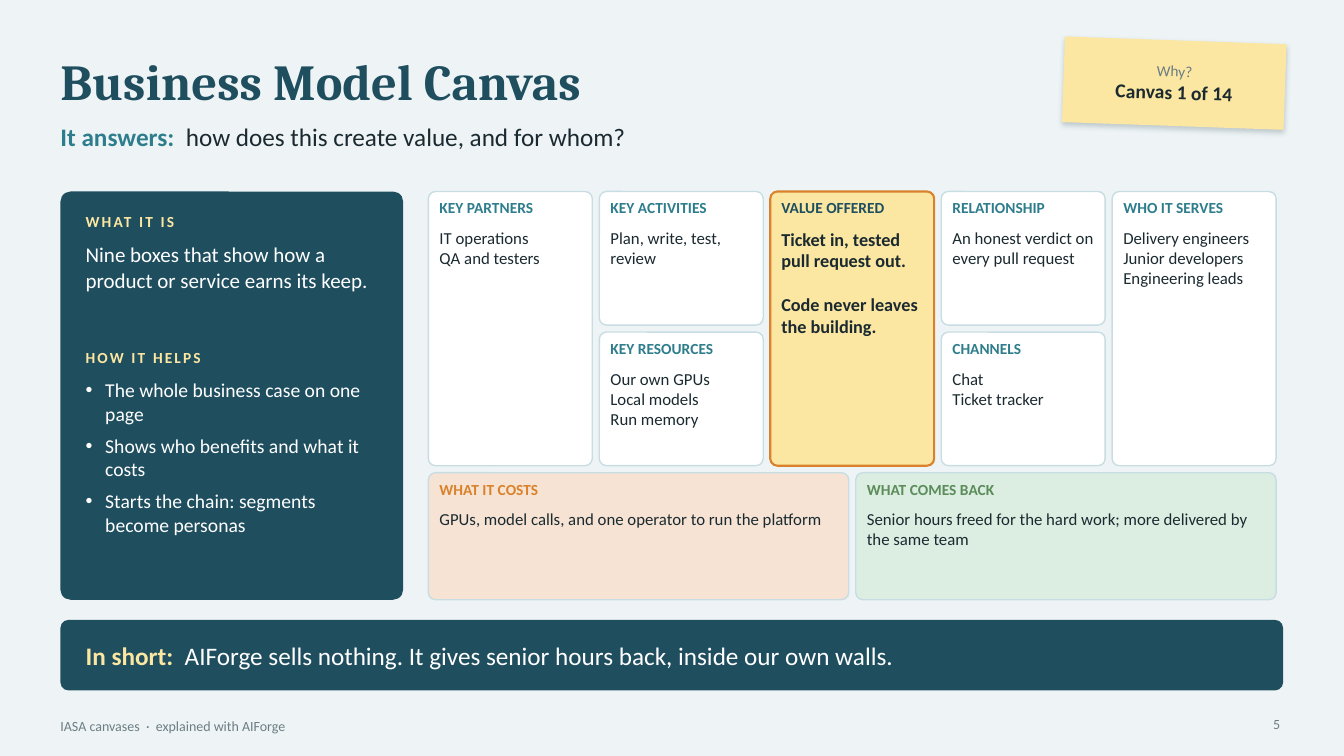
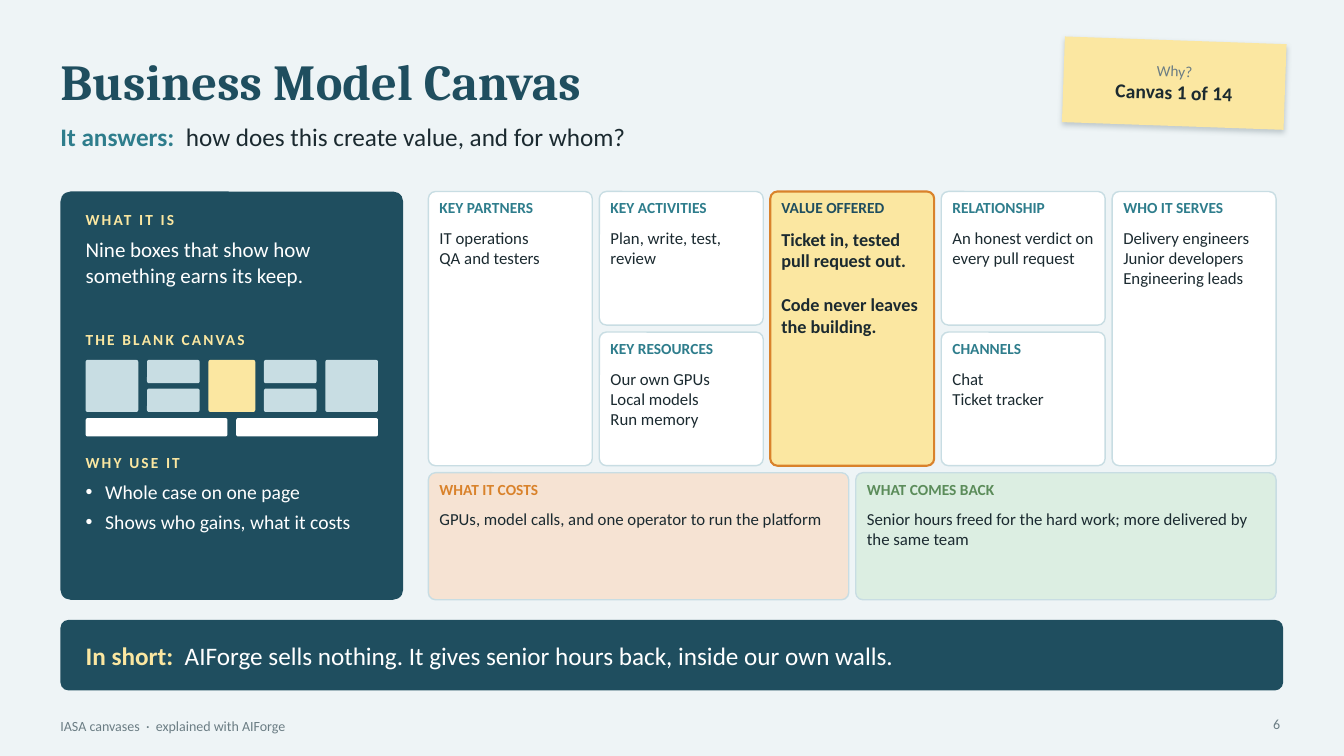
Before and after one commit to Manikanta-Reddy-Pasala/tools, a slide deck: slide 6 of course/iasa-aiforge/IASA-Canvases-with-AIForge.pptx (slide 5 before the commit). Drawn at 1344x756 pixels with LibreOffice and Linux fonts; fonts in the diff are those of the drawing. Boxes give left, top, right and bottom in pixels: in the first picture for what was removed or moved away, otherwise in the second. Text is boxed around its words. In the diff, an @@ line names an element or a change of style, - is before the commit and + after.

```diff
--- a/course/iasa-aiforge/IASA-Canvases-with-AIForge.pptx
+++ b/course/iasa-aiforge/IASA-Canvases-with-AIForge.pptx
@@ text "WHAT IT IS": place and size @@
-text "WHAT IT IS" at bbox=[86, 212, 378, 240]
+text "WHAT IT IS" at bbox=[86, 210, 378, 236]
@@ text at bbox=[86, 242, 310, 287]: text changed @@
-Nine boxes that show how a product or service earns its keep.
+Nine boxes that show how something earns its keep.
@@ text removed at bbox=[86, 353, 201, 363] @@
-HOW IT HELPS
@@ text added at bbox=[86, 331, 378, 357], 11 pt, text #FBE7A1, bold @@
+THE BLANK CANVAS
@@ rounded rectangle added at bbox=[86, 360, 138, 412], fill #C8DDE3 @@
@@ rounded rectangle added at bbox=[147, 360, 200, 383], fill #C8DDE3 @@
@@ rounded rectangle added at bbox=[147, 388, 200, 411], fill #C8DDE3 @@
@@ rounded rectangle added at bbox=[209, 360, 255, 412], fill #FBE7A1 @@
@@ rounded rectangle added at bbox=[264, 360, 317, 383], fill #C8DDE3 @@
@@ rounded rectangle added at bbox=[264, 388, 317, 411], fill #C8DDE3 @@
@@ rounded rectangle added at bbox=[326, 360, 378, 412], fill #C8DDE3 @@
@@ rounded rectangle added at bbox=[86, 418, 228, 437], fill #FFFFFF @@
@@ rounded rectangle added at bbox=[236, 418, 378, 437], fill #FFFFFF @@
@@ text added at bbox=[86, 458, 180, 468], 11 pt, text #FBE7A1, bold @@
+WHY USE IT
@@ text at bbox=[105, 485, 350, 533]: text changed @@
-• The whole business case on one page
-• Shows who benefits and what it costs
-• Starts the chain: segments become personas
+• Whole case on one page
+• Shows who gains, what it costs
@@ page number at bbox=[1273, 719, 1280, 729]: text changed @@
-5
+6
```
Also in this commit, not shown: 15 other slides changed, 1 slide added, 3 other files.
